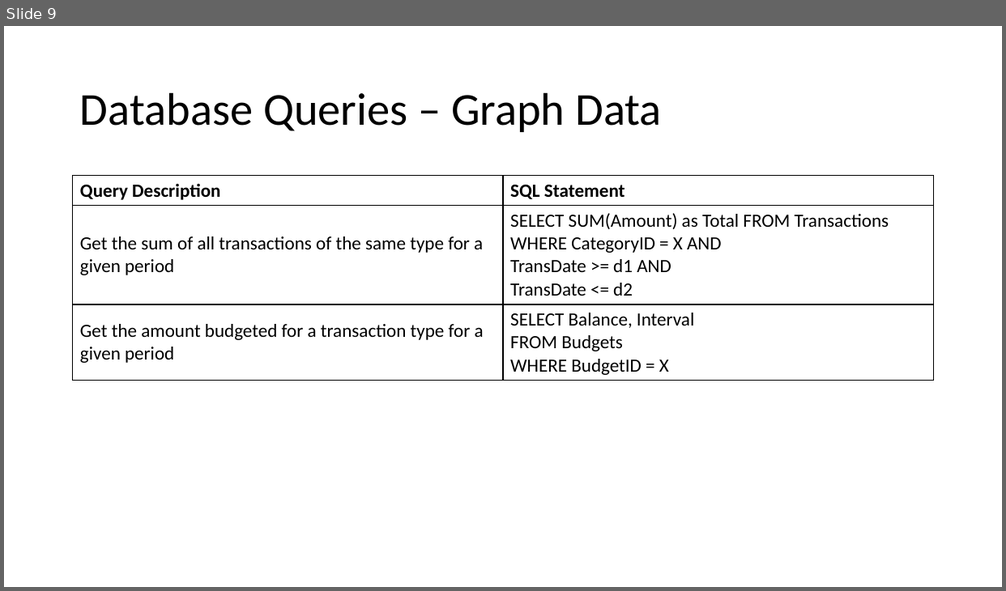
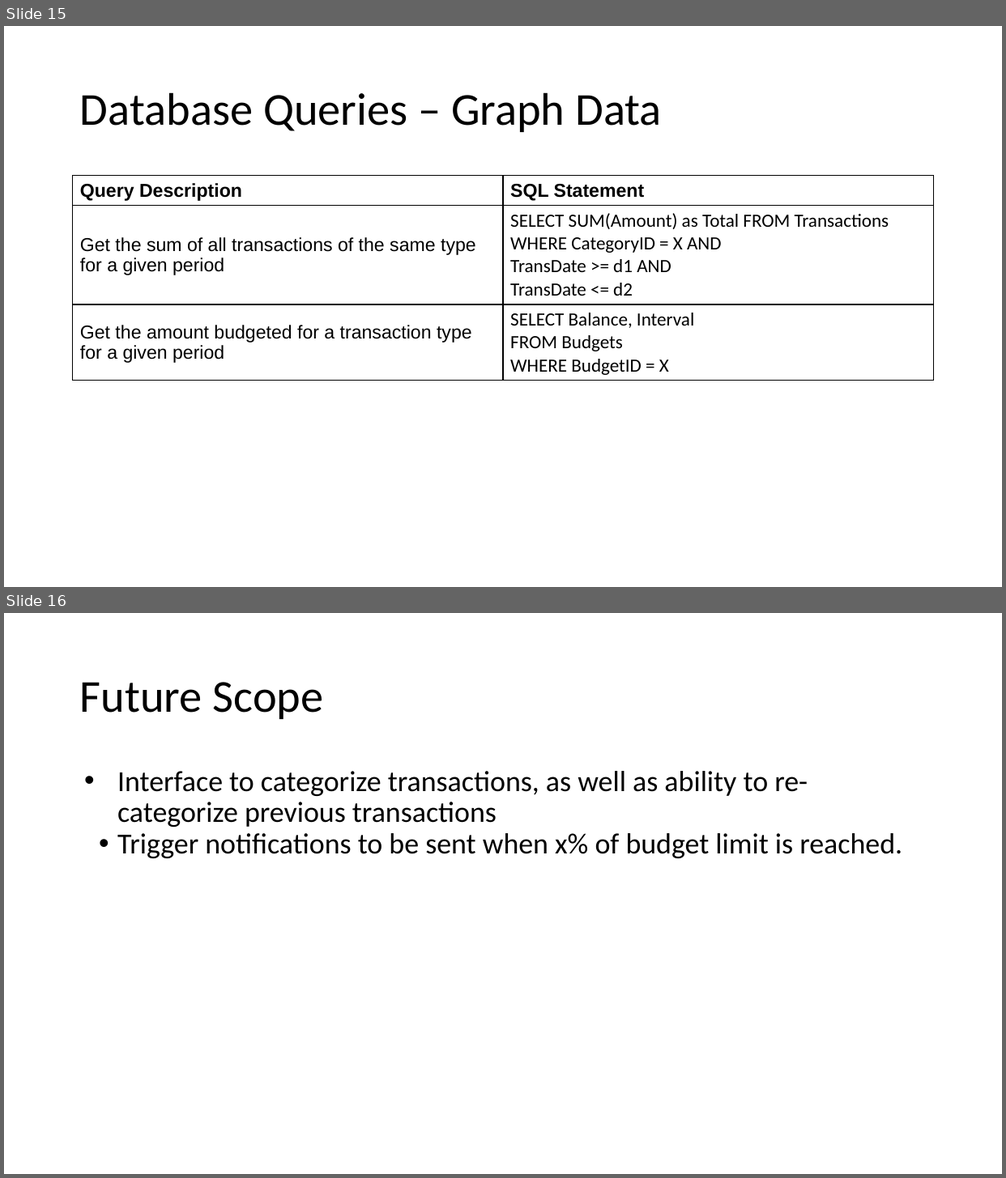
Before and after one commit to jackgoza/databasesProject, a slide deck: cs470_final_project.pptx. Shown one above the other, each under a label of ours: slide 9 before the commit, slides 15 and 16 after it. The pictures are 1006x591 and 1006x1178 pixels, drawn with LibreOffice and Linux fonts; fonts in the diff are those of the drawing. Boxes give left, top, right and bottom in pixels: in the first picture for what was removed or moved away, otherwise in the second. Text is boxed around its words. In the diff, an @@ line names an element or a change of style, - is before the commit and + after.

```diff
--- a/cs470_final_project.pptx
+++ b/cs470_final_project.pptx
@@ slide 16 added at [4, 613, 1002, 1174], background #FFFFFF @@
@@ title added at [80, 682, 324, 719], 44 pt, text #000000 @@
+Future Scope
@@ text added at [117, 771, 902, 858], 28 pt, text #000000 @@
+• Interface to categorize transactions, as well as ability to re-categorize previous transactions
+• Trigger notifications to be sent when x% of budget limit is reached.
@@ what was slide 9 is now slide 15 @@
@@ slide 15 changed as well @@
@@ table at [73, 176, 934, 421] @@
@@ font Calibri to Arial in "Query Description", "SQL Statement", "Get the sum of all transactions of ...", "Get the amount budgeted for a transaction ..." @@
```
Also in this commit, not shown: 7 other slides changed, 7 other slides added, 2 slides removed.
